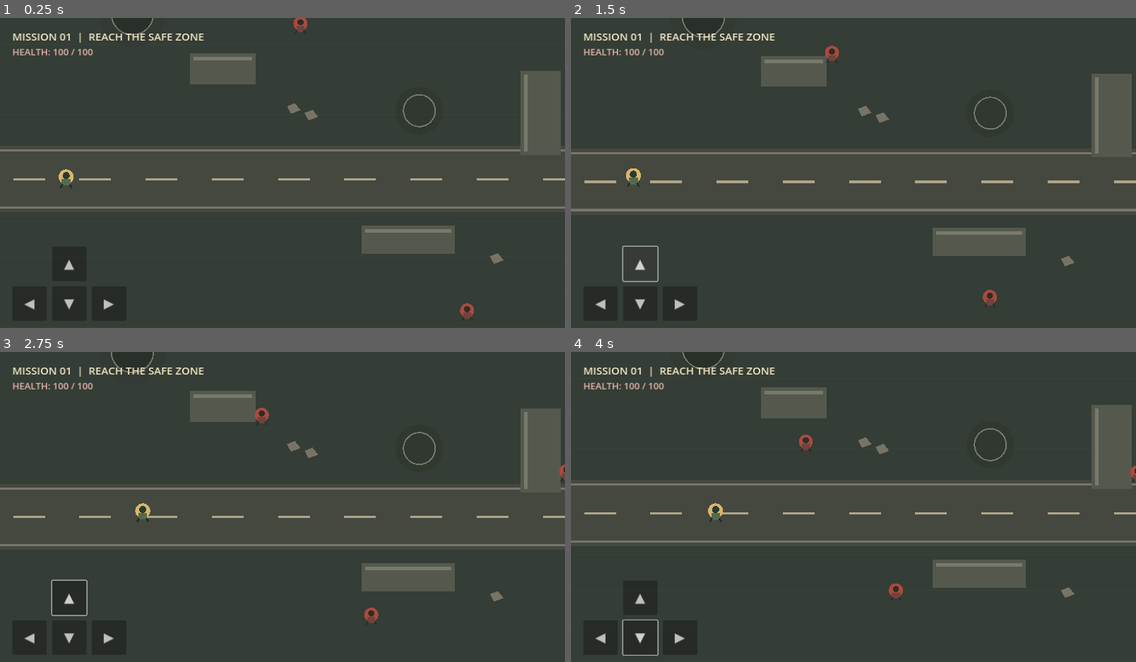
Above: before the commit, frames 1-4 (two rows, left to right).
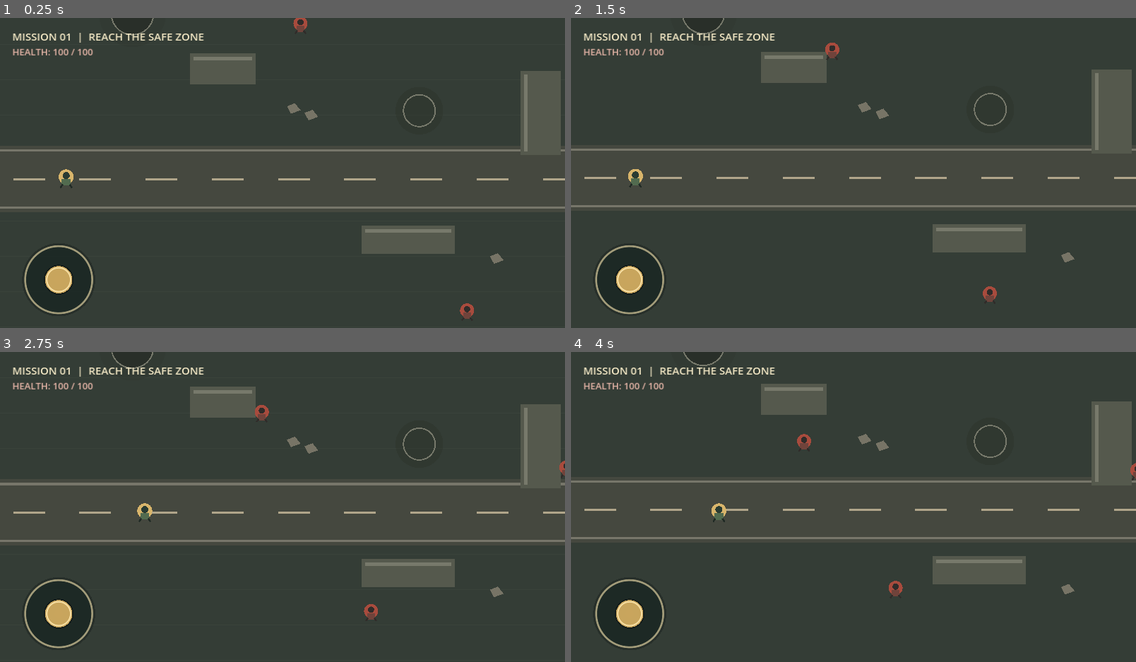
Above: after the commit, the same moments.

Repository: se01mb-spec/frontline-game
Game: Godot game, scene res://scenes/main.tscn
Same seed, same stepped clock (60 frames per second), same inputs: the game is played once before the commit and once after it.
Inputs (mouse positions are in pixels of both pictures, inside the frame that each line leads up to):
- Up to frame 1 (0.25 s): no input
- Up to frame 2 (1.5 s): click (599, 303) at 0.5 s, where only the run before the commit has a clickable "◀"; click (638, 262) at 1.25 s, where only the run before the commit has a clickable "▲"
- Up to frame 3 (2.75 s): move the mouse to (406, 494) at 2.02 s; hold D (move_right) from 2.03 s (still down); click (406, 494) at 2.17 s
- Up to frame 4 (4 s): release D (move_right) at 2.75 s; click (638, 637) at 2.75 s, where only the run before the commit has a clickable "▼"; drag from (740, 525) to (825, 575) at 3.52 s

The runs differ from the first frame. In frame 1, 0.8% of the frame differs, in the area x 4-21%, y 73-96%; in frame 2, 6.8%, in the area x 0-100%, y 0-96%; in frame 3, 6.4%; in frame 4, 6.0%.

Commit message:
Replace touch D-pad with virtual joystick

Diff:
--- a/scripts/main.gd
+++ b/scripts/main.gd
@@ -2,6 +2,7 @@
 
 const PLAYER_SCENE: PackedScene = preload("res://scenes/player.tscn")
 const ENEMY_SCENE: PackedScene = preload("res://scenes/enemy.tscn")
+const JOYSTICK_SCRIPT = preload("res://scripts/virtual_joystick.gd")
 const MAP_SIZE := Vector2(1920.0, 1080.0)
 const OBJECTIVE_POSITION := Vector2(1740.0, 540.0)
 
@@ -126,23 +127,16 @@
 	var layer := CanvasLayer.new()
 	layer.name = "TouchControls"
 	add_child(layer)
-	_create_direction_button(layer, "◀", "move_left", Vector2(28, -112))
-	_create_direction_button(layer, "▲", "move_up", Vector2(118, -202))
-	_create_direction_button(layer, "▼", "move_down", Vector2(118, -112))
-	_create_direction_button(layer, "▶", "move_right", Vector2(208, -112))
-
-func _create_direction_button(parent: CanvasLayer, caption: String, action_name: String, button_position: Vector2) -> void:
-	var button := Button.new()
-	button.text = caption
-	button.set_anchors_preset(Control.PRESET_BOTTOM_LEFT)
-	button.custom_minimum_size = Vector2(78, 78)
-	button.size = Vector2(78, 78)
-	button.position = button_position
-	button.add_theme_font_size_override("font_size", 30)
-	button.modulate = Color(1, 1, 1, 0.82)
-	button.button_down.connect(func(): Input.action_press(action_name))
-	button.button_up.connect(func(): Input.action_release(action_name))
-	parent.add_child(button)
+
+	var joystick := Control.new()
+	joystick.name = "MovementJoystick"
+	joystick.set_script(JOYSTICK_SCRIPT)
+	joystick.set_anchors_preset(Control.PRESET_BOTTOM_LEFT)
+	joystick.position = Vector2(38.0, -222.0)
+	joystick.custom_minimum_size = Vector2(190.0, 190.0)
+	joystick.size = Vector2(190.0, 190.0)
+	joystick.direction_changed.connect(player.set_touch_direction)
+	layer.add_child(joystick)
 
 func _process(_delta: float) -> void:
 	if player == null:
